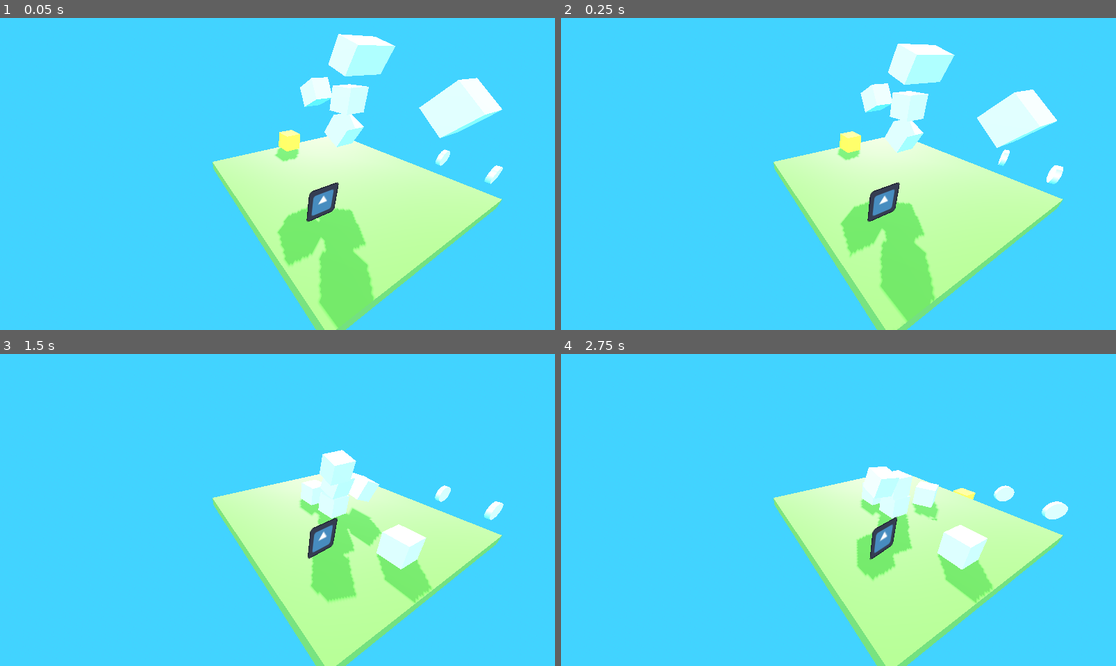
Above: before the commit, frames 1-4 (two rows, left to right).
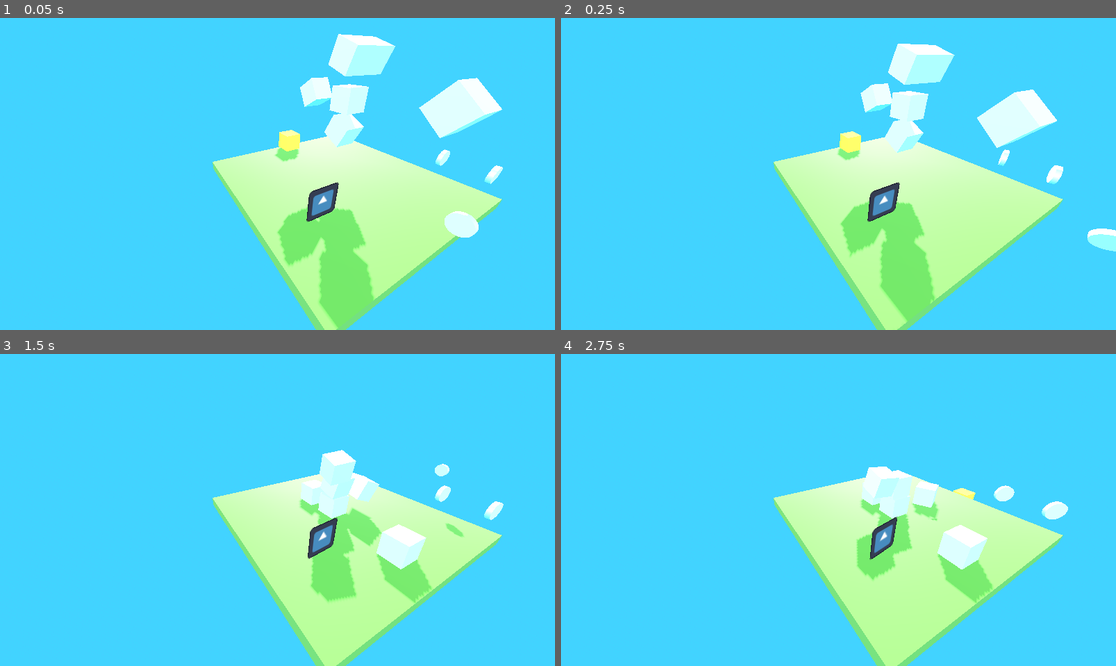
Above: after the commit, the same moments.

Repository: anaktas24/Godot-3D
Game: Godot game, scene res://level1.tscn
The game is run twice, just before and just after one commit, with the same random seed, the same clock (stepped at 60 frames per second) and the same inputs. The engine's default icon, where the game draws it, is replaced by a stand-in: a white triangle on a blue panel in a dark square.
Inputs:
- Up to frame 1 (0.05 s): no input
- Up to frame 2 (0.25 s): no input
- Up to frame 3 (1.5 s): tap Enter (ui_accept) at 0.5, 0.77 s; hold Right (ui_right) 0.53-1.28 s; hold Down (ui_down) from 1.28 s (still down)
- Up to frame 4 (2.75 s): tap Enter (ui_accept) at 1.52 s; release Down (ui_down) at 2.03 s; hold Right (ui_right) from 2.03 s (still down)

The runs differ from the first frame. In frame 1, 0.4% of the frame differs, in the area x 80-87%, y 61-71%; in frame 2, 0.3%; in frame 3, 0.1%; in frame 4, nothing differs.

Commit message:
Update level1.tscn

Diff:
--- a/level1.tscn
+++ b/level1.tscn
@@ -85,6 +85,9 @@
 [node name="Coin1" parent="." instance=ExtResource("5_b6ubc")]
 transform = Transform3D(0.00272801, -0.103694, -0.994605, -0.999654, -0.0262991, 0, -0.0261572, 0.994261, -0.10373, 1.90105, 2.03429, 3.34904)
 
+[node name="Coin1" parent="Coin1" instance=ExtResource("5_b6ubc")]
+transform = Transform3D(0.00272801, -0.103694, -0.994605, -0.999654, -0.0262991, 0, -0.0261572, 0.994261, -0.10373, 0.102027, 1.98696, 3.34904)
+
 [node name="Coin2" parent="." instance=ExtResource("5_b6ubc")]
 transform = Transform3D(0.00272801, -0.103694, -0.994605, -0.999654, -0.0262991, 0, -0.0261572, 0.994261, -0.10373, 1.90105, 2.03429, 4.83425)
 
